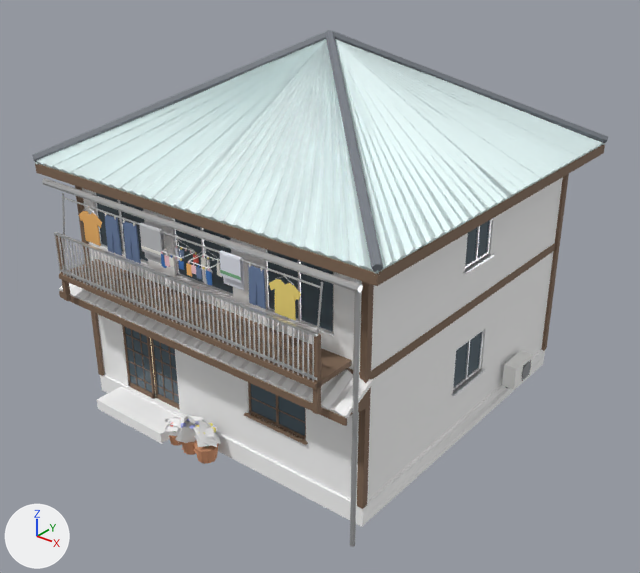
The glTF model uminagi-assets/glb/house_hipped.glb as it was, and as the next commit left it.
Rendered twice from a camera (50 mm lens) standing at (11.34, -14.49, 11.34) and looking at (0.32, -0.71, 2.79). Arrows for +X, +Y and +Z are at lower left; the lights stay in place. The older version comes first. Where no turn or scale is listed for an object, it has been applied to the vertices. Vertices at exactly the same position are counted once.

The first picture shows 'house_hipped_body', 'house_hipped_lod1'.
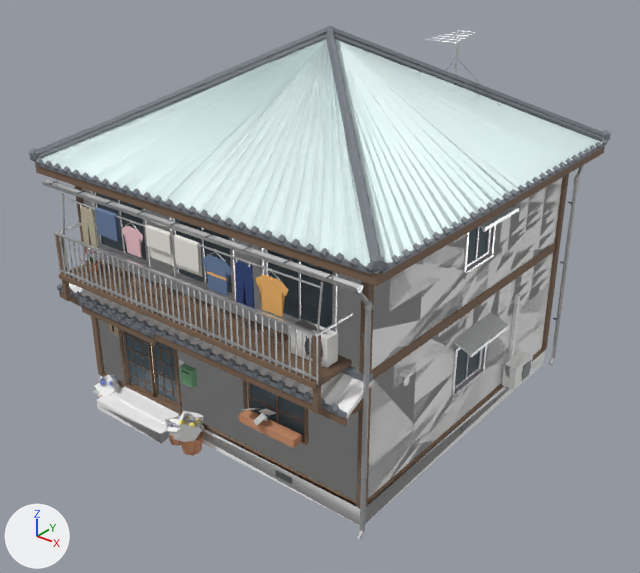
Where the newer file only moved an object's origin or applied its transform, the numbers keep the older frame.

Boxes [x1, y1, x2, y2] around the edits, measured in the pictures (640 x 573 px; the box of a moved part takes in the faces that stretch with it):
'house_hipped_body', reshaped: before [32, 30, 608, 547]; after [29, 26, 611, 540]
'house_hipped_lod1', reshaped, moved, rescaled: before [36, 30, 602, 526]; after [38, 26, 610, 525]
part 1 of me_house_hipped_body, added: after [100, 348, 545, 507]
part 2 of me_house_hipped_body, added: after [82, 307, 157, 345]
part 3 of me_house_hipped_body, added (mostly hidden): after [371, 243, 556, 380]
part 4 of me_house_hipped_body, added: after [276, 470, 292, 484]
part 5 of me_house_hipped_body, added: after [461, 419, 472, 433]
part 6 of me_house_hipped_body, deleted: before [58, 205, 555, 447]
part 7 of me_house_hipped_body, built on: before [35, 42, 603, 547]; after [29, 26, 611, 540]
part 8 of me_house_hipped_body, built on: before [465, 341, 470, 380]; after [451, 294, 520, 395]
part 9 of me_house_hipped_lod1, moved or reshaped (mostly hidden before): before [345, 369, 360, 375]; after [180, 359, 534, 508]
part 10 of me_house_hipped_lod1, added: after [38, 26, 610, 525]

Edits to the bpy script that builds the scene:
```text
Change me_house_hipped_body:
    remove me_house_hipped_body.from_pydata(...)  # 4678 vertices, 8490 faces; spans x -4.41..4.41, y -4.58..4.58, z -4.08..4.08
    add me_house_hipped_body.from_pydata(...)  # 7784 vertices, 12078 faces; spans x -4.45..4.45, y -4.58..4.64, z -4.1..4.17
    me_house_hipped_body part 1: a new loose piece, a box spanning x -3.82..3.82, y -3.652..3.988, z -3.654..-3.594, in mat_wood_frame (brown #816955)
    me_house_hipped_body part 2: a new loose piece, a box spanning x -3.15..-0.85, y -4.337..-4.287, z -1.504..-1.364, in mat_wood_frame (brown #816955)
    me_house_hipped_body part 3: a new loose piece, a box spanning x -3.78..3.78, y -3.61..3.95, z -0.98..-0.78, in mat_wood_frame (brown #816955)
    me_house_hipped_body part 4: a new loose piece, a box spanning x 1.66..2.09, y -3.65..-3.52, z -3.93..-3.79, in mat_steel_dark (grey #76797c)
    me_house_hipped_body part 5: a new loose piece, a box spanning x 3.68..3.82, y -0.04..0.38, z -3.93..-3.79, in mat_steel_dark (grey #76797c)
    me_house_hipped_body part 6: 161 loose pieces with 1358 vertices, spanning x -3.89..3.77, y -4.54..3.94, z -3.86..1.12, are deleted
    me_house_hipped_body part 7: 41 vertices moved within x -3.72..3.72, y -4.09..0.19, z -3.71..1.12; 797 vertices removed from x -4.29..4.29, y -4.54..4.53, z -4.08..3.99; 5117 vertices added at x -4.45..4.45, y -4.54..4.64, z -4.1..4.17
    me_house_hipped_body part 8: 4 vertices moved within x 3.72, y 0.15..0.19, z -2.73..-1.73; 4 vertices removed from x 3.64, y 0.15..0.19, z -2.73..-1.73; 68 vertices added at x 3.65..4.19, y -0.61..2.09, z -3.23..-1.41
    other edits to the shape of me_house_hipped_body do not show in these pictures
    remove me_house_hipped_body.materials.append(mat_cloth_grey)  # light grey #c4c5c8
    remove me_house_hipped_body.materials.append(mat_cloth_blue)  # blue #3f76bc
    remove me_house_hipped_body.materials.append(mat_cloth_yellow)  # yellow #f9e17c
    remove me_house_hipped_body.materials.append(mat_cloth_check)  # white #e7eaf3
    remove me_house_hipped_body.materials.append(mat_cloth_red)  # red #e1594b
    add me_house_hipped_body.materials.append(mat_granite)  # white #ffffff
    add me_house_hipped_body.materials.append(mat_ink)  # black #272727
    add me_house_hipped_body.materials.append(mat_lamp)  # pale yellow #fff6e1, glowing beige #ffedc4
    add me_house_hipped_body.materials.append(mat_window_lit)  # beige #f3e1bc, glowing beige #ffe1b3
    add me_house_hipped_body.materials.append(mat_wood_dark)  # white #ffffff
    add me_house_hipped_body.materials.append(mat_cloth_khaki)  # beige #c4bca2
    add me_house_hipped_body.materials.append(mat_cloth_navy)  # dark blue #30457c
Change me_house_hipped_lod1:
    used by ob_house_hipped_lod1; parent = ob_house_hipped; location = (-0.0000224, -0.189, 4.079); scale = (4.56, 4.56, 4.56)
    remove me_house_hipped_lod1.from_pydata(...)  # 1589 vertices, 2289 faces; spans x -0.96..0.96, y -1.0..1.0, z -0.9..0.9
    add me_house_hipped_lod1.from_pydata(...)  # 2636 vertices, 3304 faces; spans x -4.41..4.42, y -4.75..4.47, z -0.01..8.26
    me_house_hipped_lod1 part 9: the loose piece of 5 vertices spanning x -0.83..0.83, y -0.79..0.87, z -0.21..-0.17 is scaled about its middle by (4.62, 4.62, 1.52), then moved by (0.0, -0.04, 0.65)
    me_house_hipped_lod1 part 10: 2631 vertices added at x -4.41..4.42, y -4.75..4.47, z -0.01..8.26
    other edits to the shape of me_house_hipped_lod1 do not show in these pictures
    remove me_house_hipped_lod1.materials.append(mat_cloth_grey)  # light grey #c4c5c8
    remove me_house_hipped_lod1.materials.append(mat_cloth_blue)  # blue #3f76bc
    remove me_house_hipped_lod1.materials.append(mat_cloth_yellow)  # yellow #f9e17c
    remove me_house_hipped_lod1.materials.append(mat_cloth_check)  # white #e7eaf3
    remove me_house_hipped_lod1.materials.append(mat_cloth_red)  # red #e1594b
    add me_house_hipped_lod1.materials.append(mat_granite)  # white #ffffff
    add me_house_hipped_lod1.materials.append(mat_ink)  # black #272727
    add me_house_hipped_lod1.materials.append(mat_lamp)  # pale yellow #fff6e1, glowing beige #ffedc4
    add me_house_hipped_lod1.materials.append(mat_window_lit)  # beige #f3e1bc, glowing beige #ffe1b3
    add me_house_hipped_lod1.materials.append(mat_wood_dark)  # white #ffffff
    add me_house_hipped_lod1.materials.append(mat_cloth_khaki)  # beige #c4bca2
    add me_house_hipped_lod1.materials.append(mat_cloth_navy)  # dark blue #30457c
Change ob_house_hipped_lod1:
    ob_house_hipped_lod1.scale: (4.56, 4.56, 4.56) -> (1.0, 1.0, 1.0)
    ob_house_hipped_lod1.location: (-0.0000224, -0.189, 4.079) -> (0.0, 0.0, 0.0)
```
